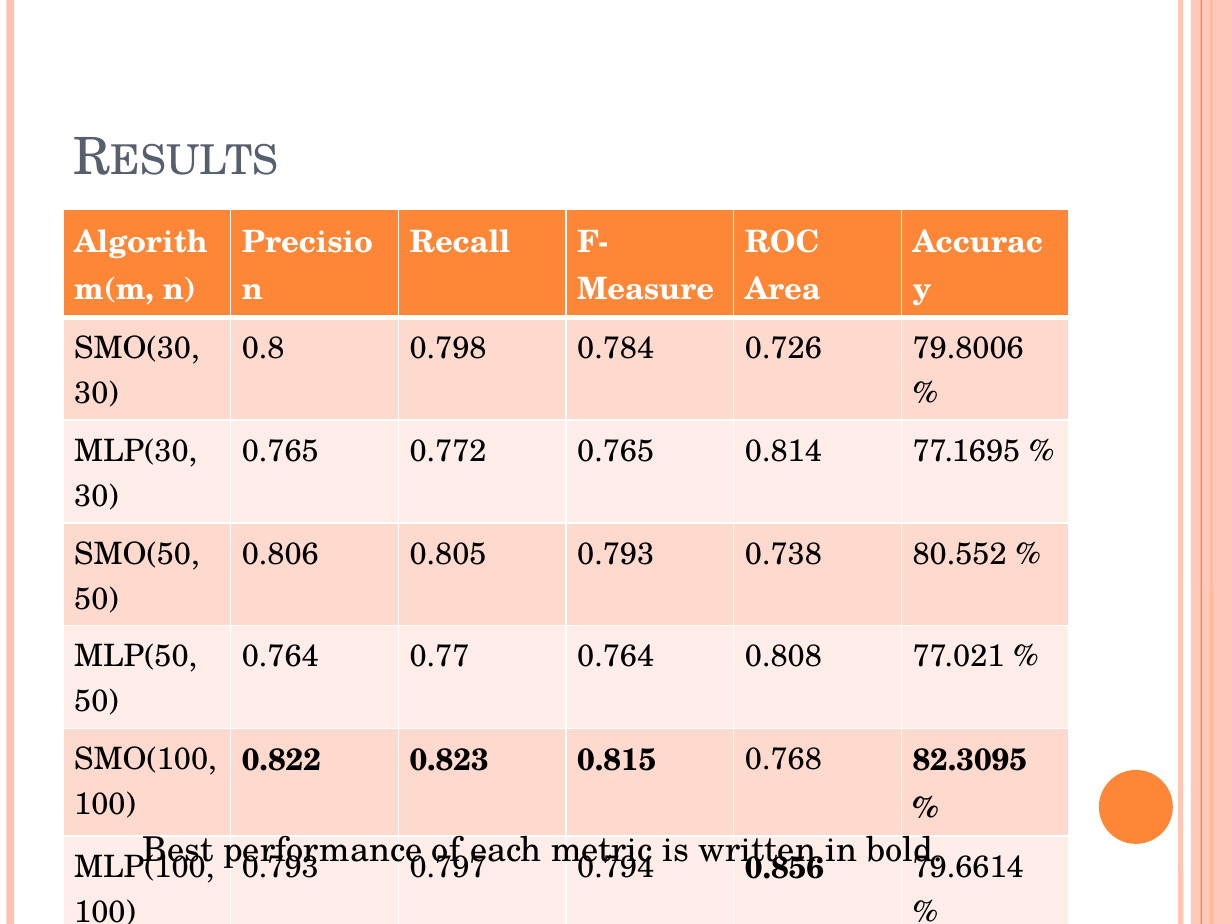
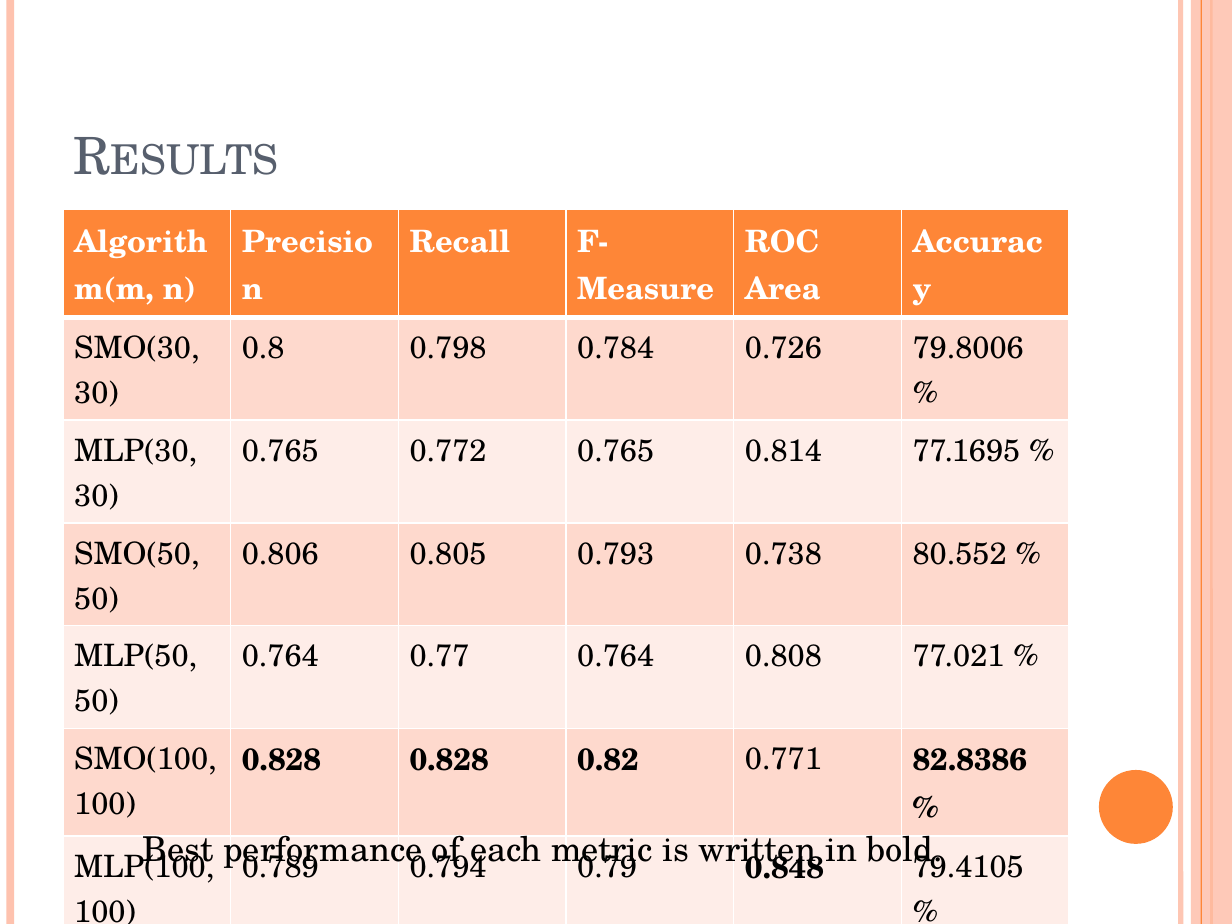
Before and after one commit to ttang10/Organization_Detection_ML, a slide deck: slide 20 of Organization Detection.pptx. Drawn at 1232x924 pixels with LibreOffice and Linux fonts; fonts in the diff are those of the drawing. Boxes give left, top, right and bottom in pixels: in the first picture for what was removed or moved away, otherwise in the second. Text is boxed around its words. In the diff, an @@ line names an element or a change of style, - is before the commit and + after.

```diff
--- a/Organization Detection.pptx
+++ b/Organization Detection.pptx
@@ table at (63,209,1068,924) @@
-row 6: SMO(100, 100) | 0.822 | 0.823 | 0.815 | 0.768 | 82.3095 %
+row 6: SMO(100, 100) | 0.828 | 0.828 | 0.82 | 0.771 | 82.8386 %
-row 7: MLP(100, 100) | 0.793 | 0.797 | 0.794 | 0.856 | 79.6614 %
+row 7: MLP(100, 100) | 0.789 | 0.794 | 0.79 | 0.848 | 79.4105 %
```
Also in this commit, not shown: 2 other slides changed, 45 other files.
